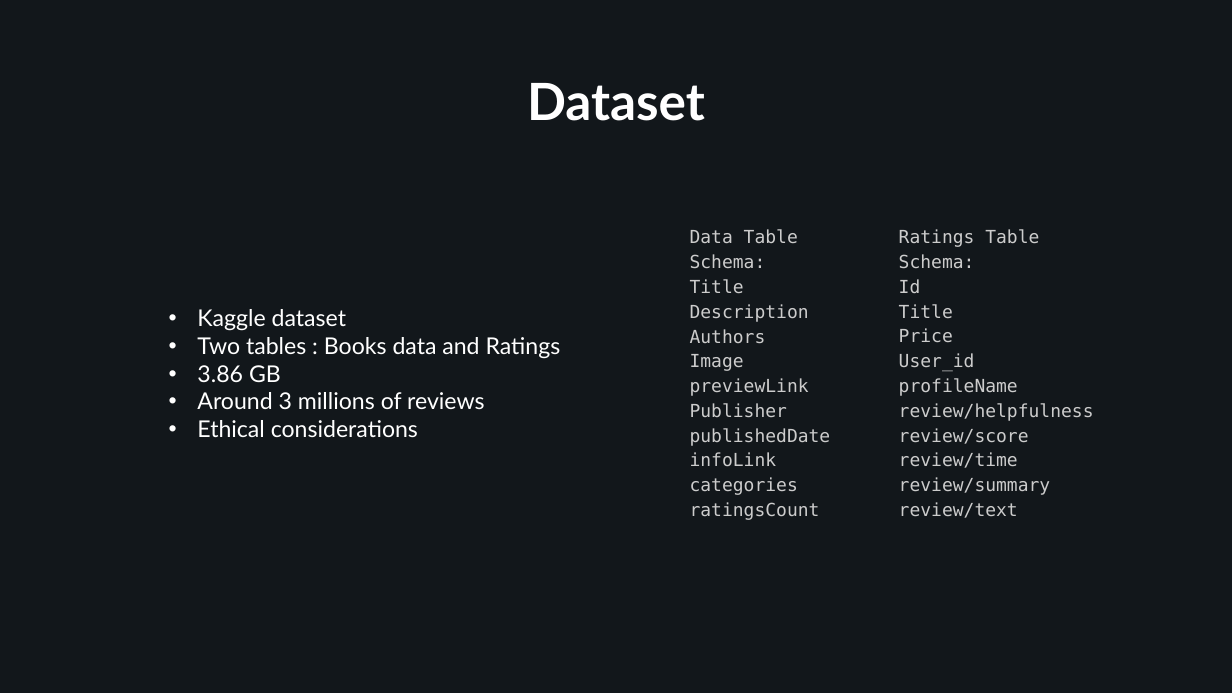
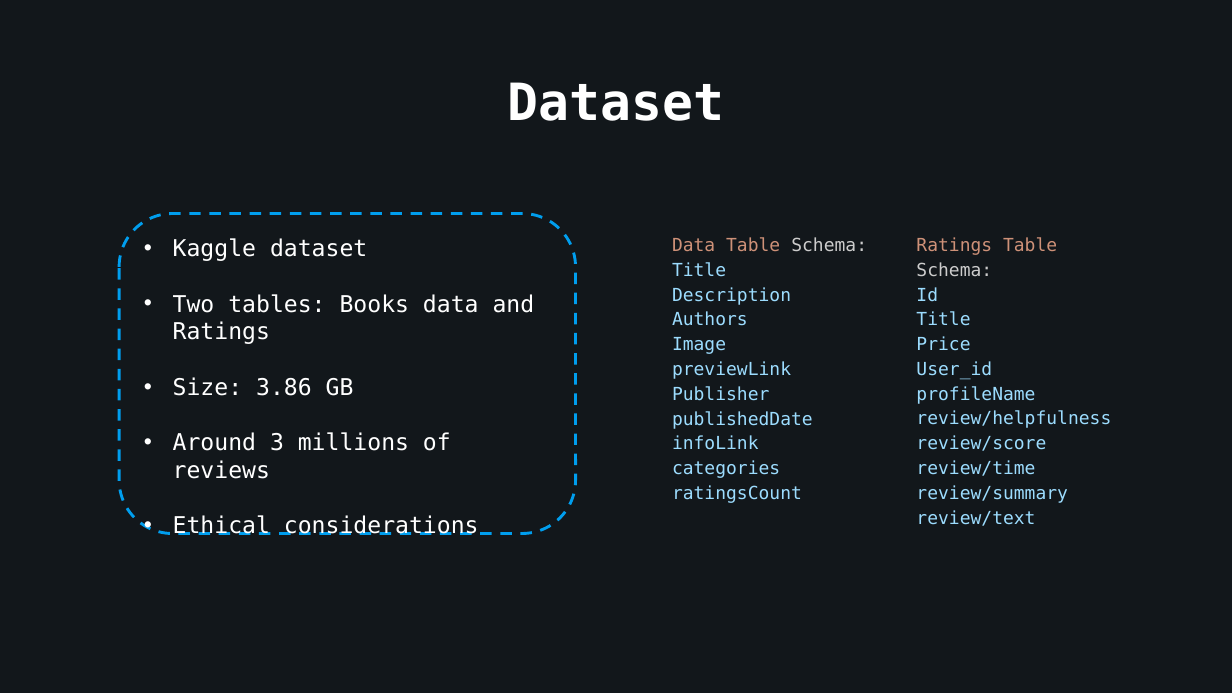
Before and after one commit to AndreaAlberti07/Amazon-books-reviews-ML, a slide deck: slide 2 of presentation/Presentation.pptx. Drawn at 1232x693 pixels with LibreOffice and Linux fonts; fonts in the diff are those of the drawing; background and template pictures are left out. Boxes give left, top, right and bottom in pixels: in the first picture for what was removed or moved away, otherwise in the second. Text is boxed around its words. In the diff, an @@ line names an element or a change of style, - is before the commit and + after.

```diff
--- a/presentation/Presentation.pptx
+++ b/presentation/Presentation.pptx
@@ title "Dataset" at [508, 82, 724, 121]: font Lato to DejaVu Sans Mono @@
@@ rounded rectangle "Kaggle dataset": place and size @@
-rounded rectangle "Kaggle dataset" at [197, 309, 561, 437]
+rounded rectangle "Kaggle dataset" at [119, 213, 576, 533]
@@ rounded rectangle "Kaggle dataset" at [119, 213, 576, 533]: outline none to #009EEE 2.25 pt dashed @@
@@ text in rounded rectangle at [173, 238, 479, 535]: font Lato to DejaVu Sans Mono in "Kaggle dataset", "Around 3 millions of reviews", "Ethical considerations" @@
@@ text "Data Table Schema:": place and size @@
-text "Data Table Schema:" at [690, 229, 831, 520]
+text "Data Table Schema:" at [672, 237, 867, 503]
@@ text "Data Table Schema:" at [672, 237, 867, 503]: text colour #CCCCCC to #CE9178 in "Data Table"; text colour #CCCCCC to #9CDCFE in "Title", "Description", "Authors", "Image" and 6 more places @@
@@ text "Ratings Table Schema:": place and size @@
-text "Ratings Table Schema:" at [899, 229, 1094, 518]
+text "Ratings Table Schema:" at [916, 237, 1111, 526]
@@ text "Ratings Table Schema:" at [916, 237, 1111, 526]: text colour #CCCCCC to #CE9178 in "Ratings Table"; text colour #CCCCCC to #9CDCFE in "Id", "Title", "Price", "User_id" and 6 more places @@
@@ text in rounded rectangle at [173, 294, 535, 396]: text changed; font Lato to DejaVu Sans Mono @@
-        • Two tables : Books data and Ratings
-        • 3.86 GB
+        • Two tables: Books data and Ratings
+        • Size: 3.86 GB
```
Also in this commit, not shown: 8 other slides changed, 14 slides added, 8 slides removed.
